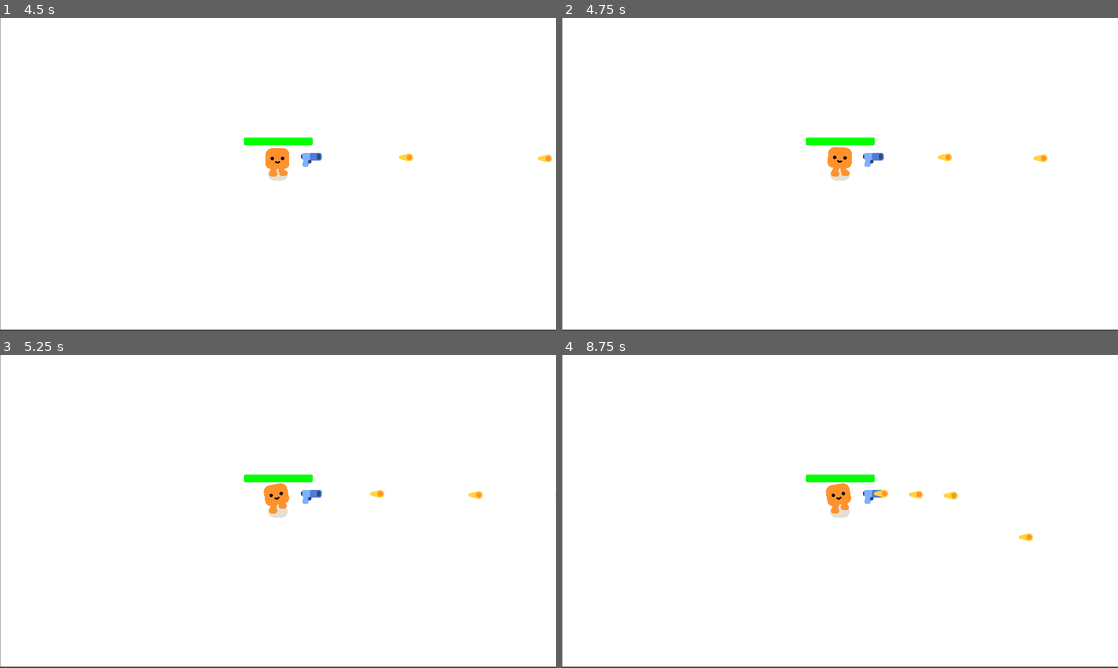
Above: before the commit, frames 1-4 (two rows, left to right).
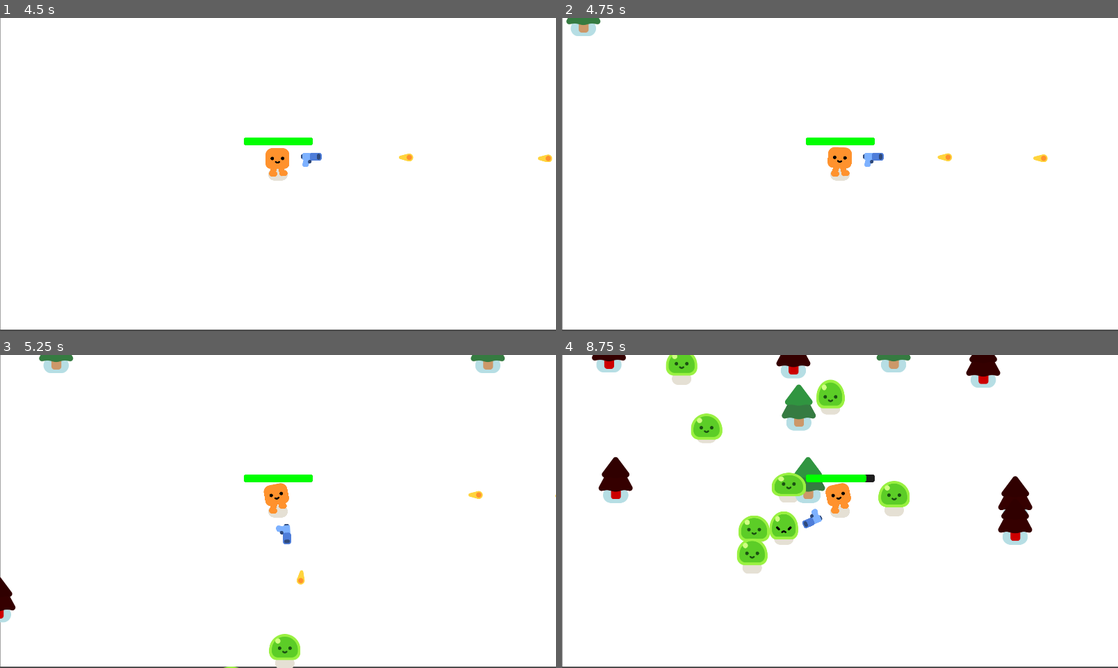
Above: after the commit, the same moments.

Repository: Noah77A/Airlock
Game: Godot game, scene res://survivors_game.tscn
Same seed, same stepped clock (60 frames per second), same inputs: the game is played once before the commit and once after it.
Inputs:
- Up to frame 1 (4.5 s): tap Enter at 0.5 s; hold D (move_right) 0.53-1.28 s; hold S (move_down) 1.28-2.03 s; hold D (move_right) 2.03-2.78 s; hold W (move_up) 2.78-3.53 s; hold A (move_left) 3.53-4.25 s; click "Start" at 4.25 s
- Up to frame 2 (4.75 s): no input
- Up to frame 3 (5.25 s): hold A (move_left) from 5.03 s (still down)
- Up to frame 4 (8.75 s): release A (move_left) at 5.78 s; hold S (move_down) 5.78-6.53 s; hold D (move_right) 6.53-7.28 s; hold W (move_up) 7.28-8.03 s; hold D (move_right) from 8.03 s (still down)

Frame 1 is identical in both runs. In frame 2, 0.3% of the frame differs, in the area x 0-7%, y 0-6%; in frame 3, 1.6%; in frame 4, 8.0%, in the area x 5-85%, y 0-70%.

Commit message:
timer fix

Diff:
--- a/Airlock/survivors_game.gd
+++ b/Airlock/survivors_game.gd
@@ -31,9 +31,10 @@
 	get_tree().paused = true
 
 
-func _on_start_pressed() -> void:
+func _on_start_pressed():
+	%Timer.start()
 	%MainMenu.queue_free()
-	%Timer.autostart
+
 
 
 func _on_start_timer_timeout() -> void:
